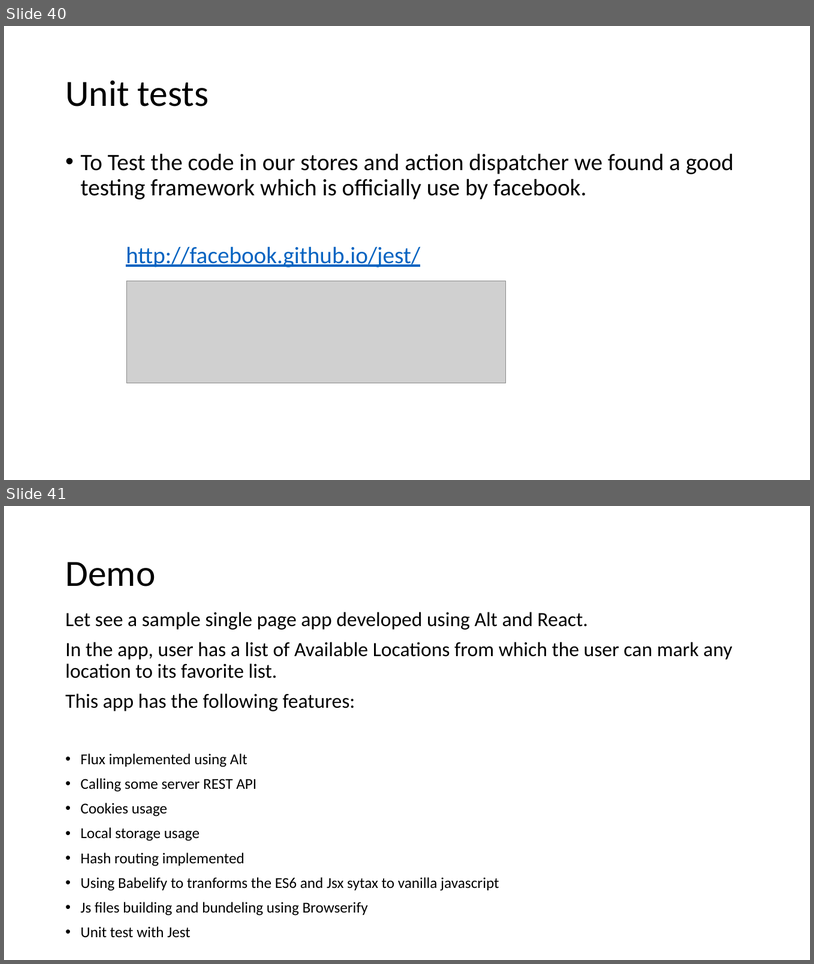
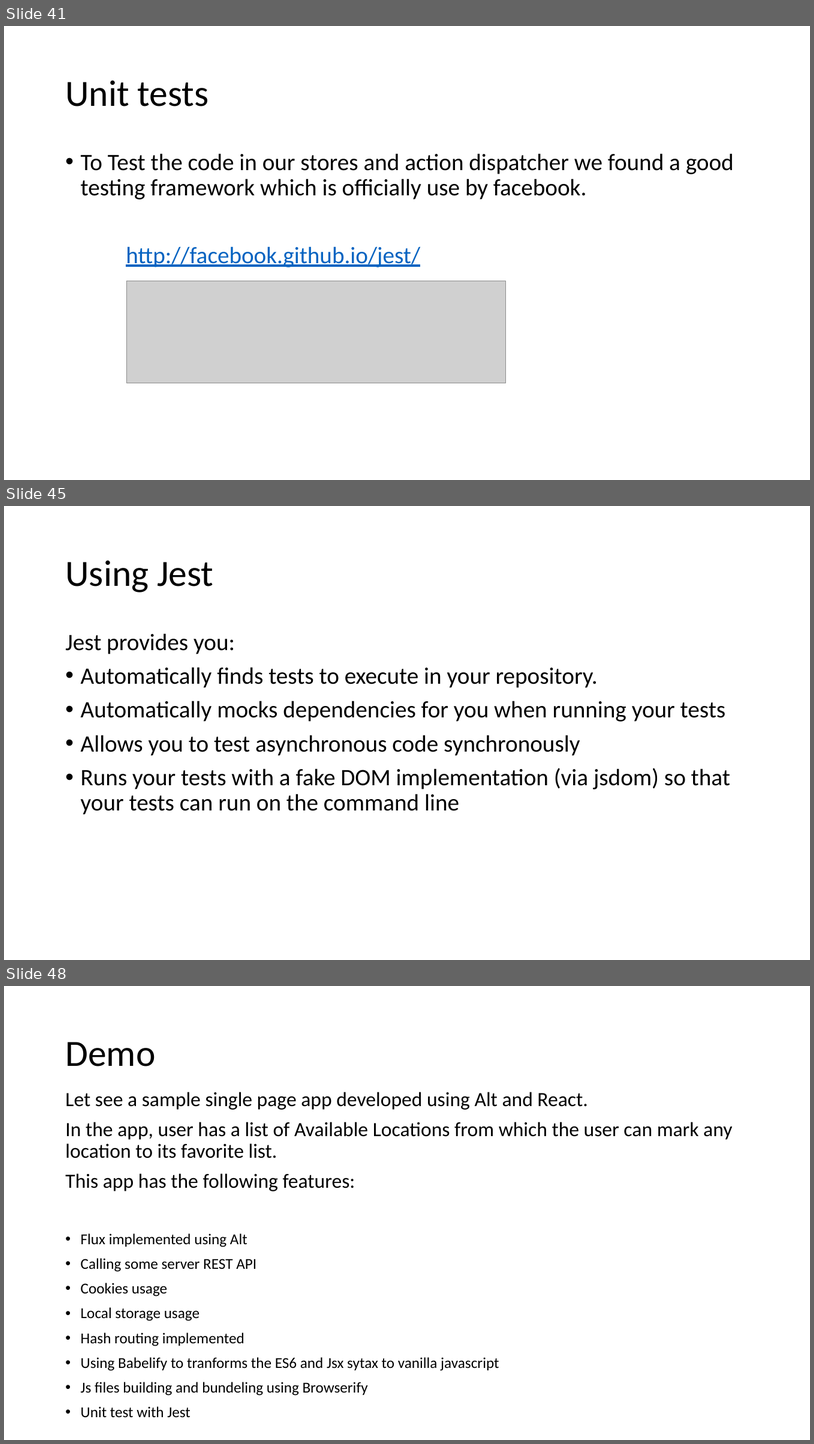
Before and after one commit to awahab29/samplealt, a slide deck: React.pptx. Shown one above the other, each under a label of ours: slides 40 and 41 before the commit, slides 41, 45 and 48 after it; the slides between them are not shown. The pictures are 814x964 and 814x1444 pixels, drawn with LibreOffice and Linux fonts; fonts in the diff are those of the drawing; grey boxes stand for pictures. Boxes give left, top, right and bottom in pixels: in the first picture for what was removed or moved away, otherwise in the second. Text is boxed around its words. In the diff, an @@ line names an element or a change of style, - is before the commit and + after.

```diff
--- a/React.pptx
+++ b/React.pptx
@@ slide 45 added at (4,506,810,960), background #FFFFFF @@
@@ title added at (65,560,213,592), 44 pt, text #000000 @@
+Using Jest
@@ text added at (65,633,731,814), 28 pt, text #000000 @@
+Jest provides you:
+• Automatically finds tests to execute in your repository.
+• Automatically mocks dependencies for you when running your tests
+• Allows you to test asynchronous code synchronously
+• Runs your tests with a fake DOM implementation (via jsdom) so that your tests can run on the command line
@@ what was slide 40 is now slide 41 @@
@@ what was slide 41 is now slide 48 @@
```
Also in this commit, not shown: 1 slide changed, 6 other slides added.
